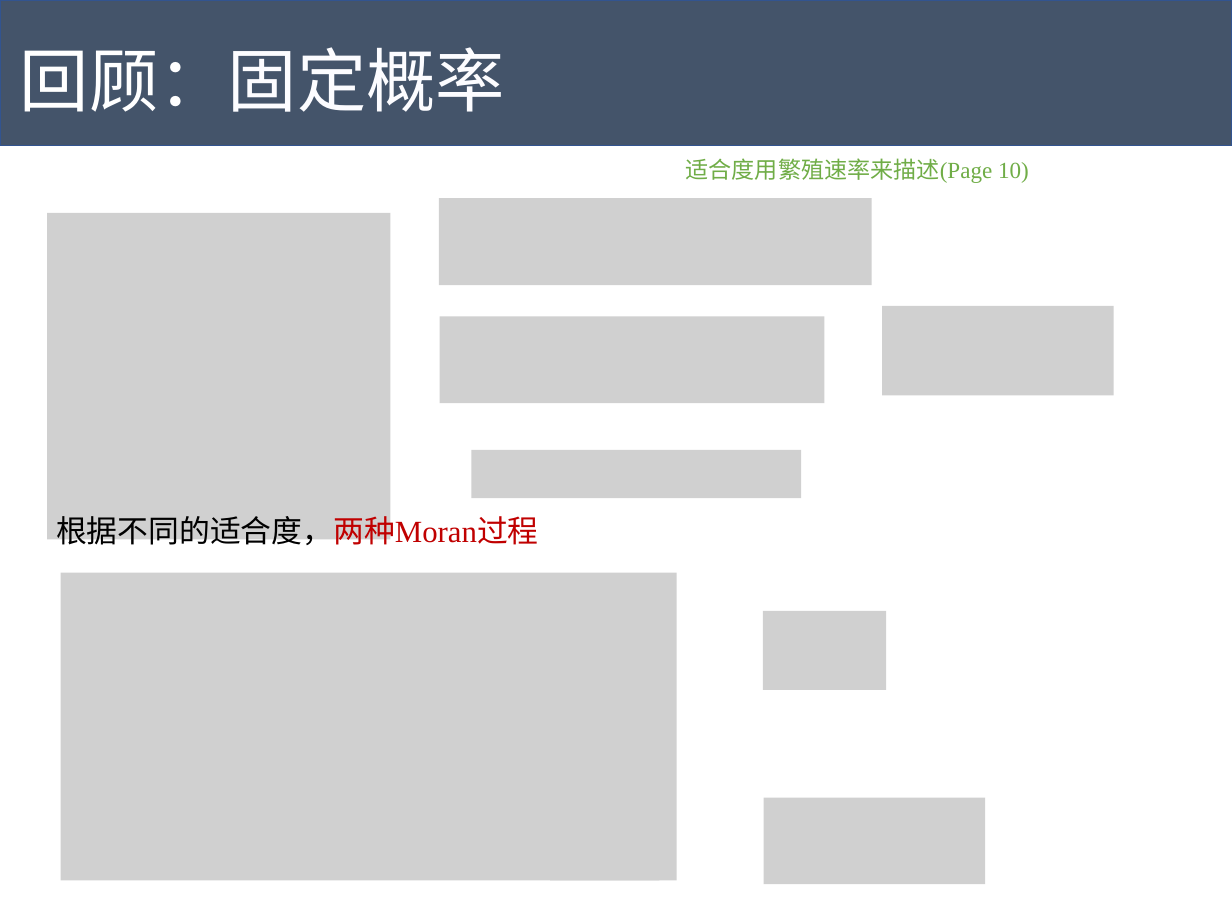
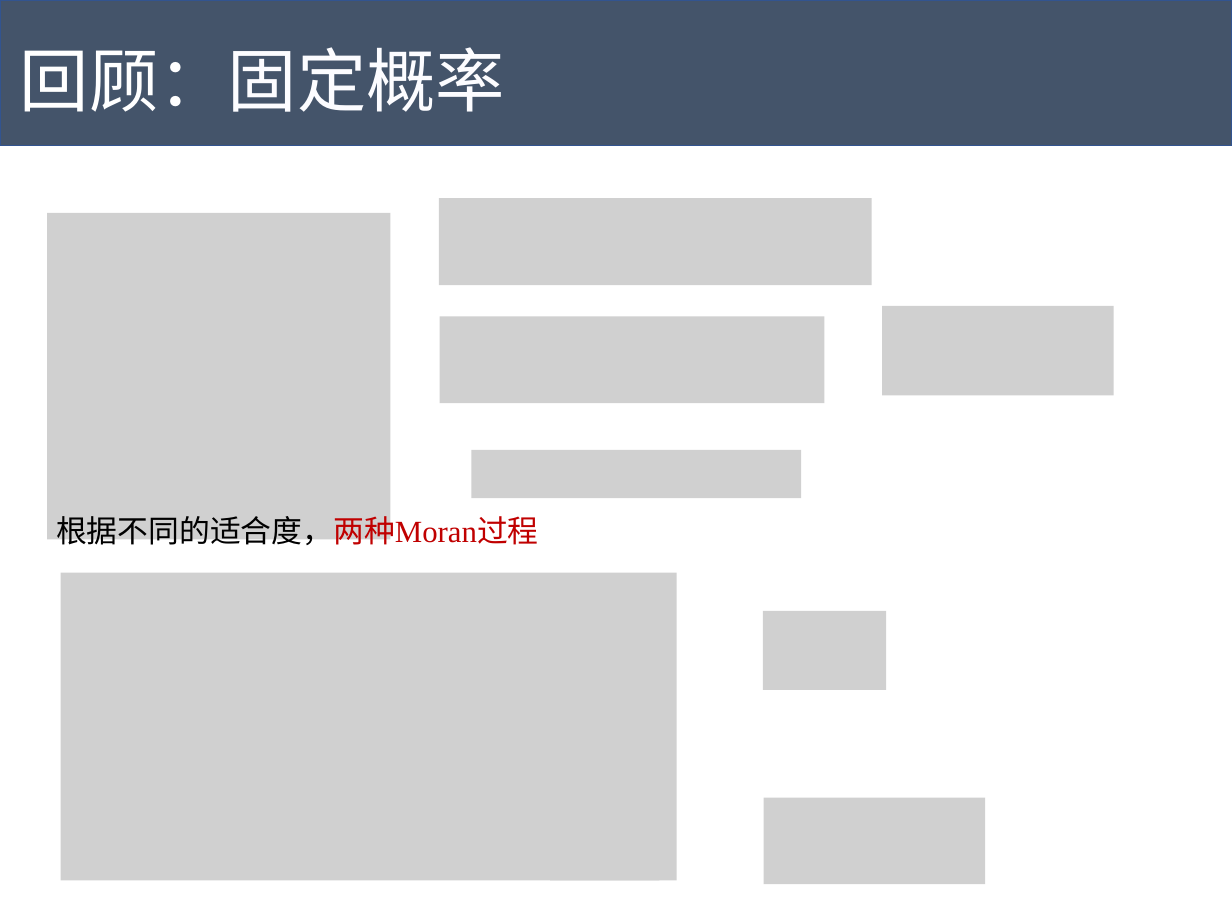
Before and after one commit to Tigerrr07/GNN-tiger, a slide deck: slide 4 of dynamics/pre.pptx. Drawn at 1232x924 pixels with LibreOffice and Linux fonts; fonts in the diff are those of the drawing; grey boxes stand for pictures. Boxes give left, top, right and bottom in pixels: in the first picture for what was removed or moved away, otherwise in the second. Text is boxed around its words. In the diff, an @@ line names an element or a change of style, - is before the commit and + after.

```diff
--- a/dynamics/pre.pptx
+++ b/dynamics/pre.pptx
@@ text removed at (x1=686, y1=158, x2=1029, y2=183) @@
-适合度用繁殖速率来描述(Page 10)
```
Also in this commit, not shown: 7 other slides changed, 3 slides added, 1 other file.
